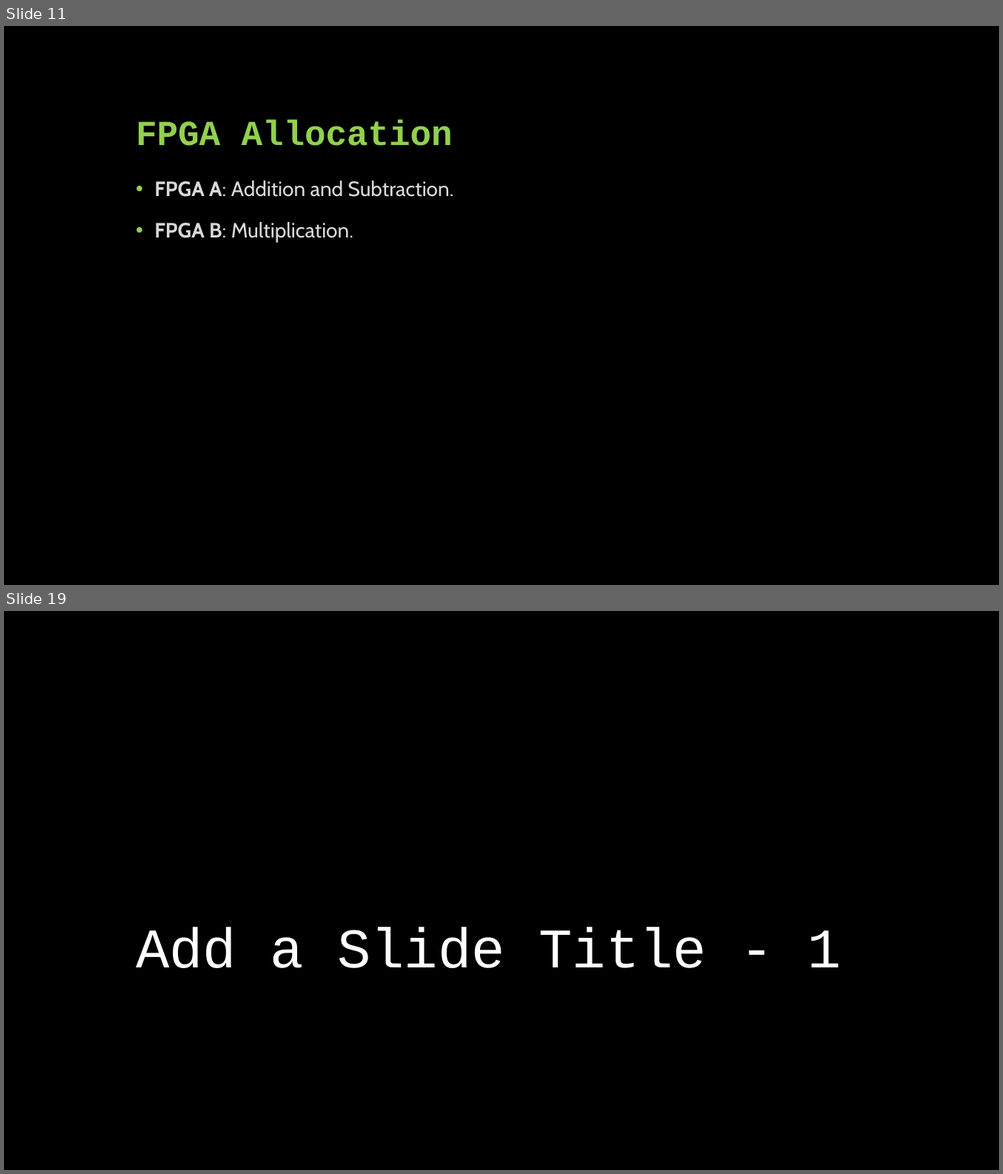
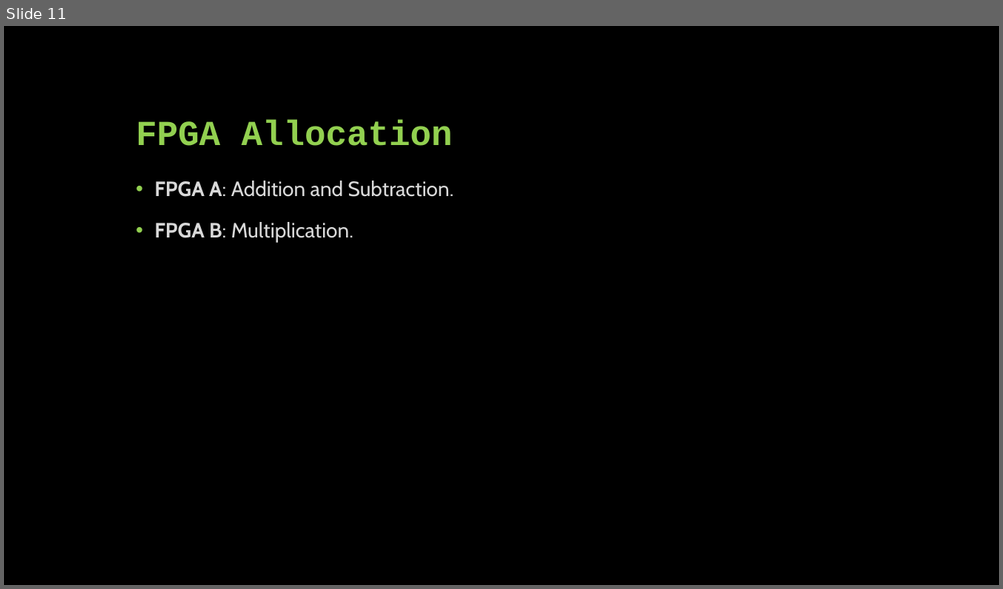
Before and after one commit to brianz123/ENEE459F_srcs, a slide deck: ENEE 459F Final Project.pptx. Shown one above the other, each under a label of ours: slides 11 and 19 before the commit, slide 11 after it; the slides between them are not shown. The pictures are 1003x1174 and 1003x589 pixels, drawn with LibreOffice and Linux fonts; fonts in the diff are those of the drawing. Boxes give left, top, right and bottom in pixels: in the first picture for what was removed or moved away, otherwise in the second. Text is boxed around its words. In the diff, an @@ line names an element or a change of style, - is before the commit and + after.

```diff
--- a/ENEE 459F Final Project.pptx
+++ b/ENEE 459F Final Project.pptx
@@ slide 19 removed at bbox=[4, 611, 999, 1170], background #000000 @@
@@ title removed at bbox=[136, 928, 840, 968] @@
-Add a Slide Title - 1
```
Also in this commit, not shown: 7 slides changed, 3 slides added, 9 other slides removed.
